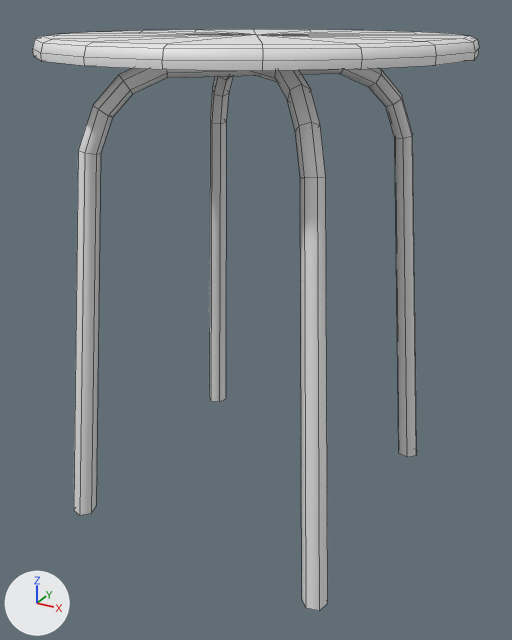
Renders of the FBX model Assets/ART/Meshes/GENERAL/SM_Stool.fbx from each side of a commit.
Both versions are drawn from a 50 mm camera at (0.478, -0.87, 0.729) aimed at (0.009, -0.018, 0.303). Every picture has the same lights, and +X, +Y and +Z are marked at lower left. The picture after the commit comes second. Mesh edges are drawn as thin lines. Where no turn or scale is listed for an object, it has been applied to the vertices.

Script lines for the objects in view, before the commit:
```python
me_mesh = bpy.data.meshes.new('Mesh')
me_mesh.from_pydata(...)  # 212 vertices, 198 faces; spans x -0.281..0.281, y -0.277..0.277, z -0.001..0.698
ob_sm_stool = bpy.data.objects.new('SM_Stool', me_mesh)
ob_sm_stool.location = (0.0, 0.0, 0.0)
```
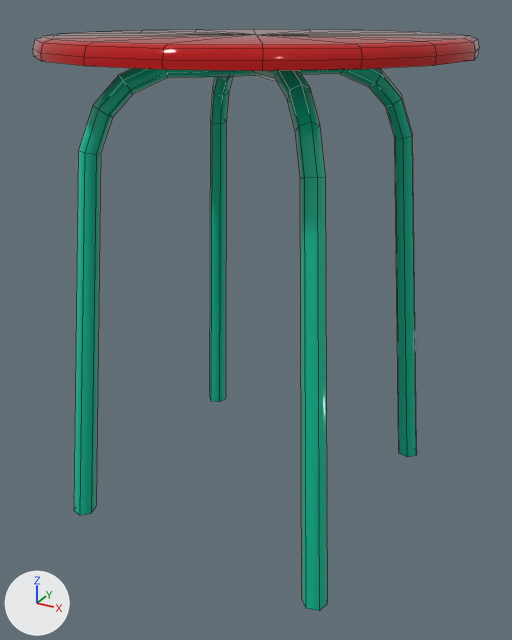
Patch to the scene script:
```diff
--- a/Assets/ART/Meshes/GENERAL/SM_Stool.fbx.py
+++ b/Assets/ART/Meshes/GENERAL/SM_Stool.fbx.py
@@ mat_m_metal_painted_01 @@
+mat_m_metal_painted_01 = principled_material('M_Metal_Painted_01')
+mat_m_metal_painted_01.base_color = (0.0, 0.5, 0.294)  # cyan #00bc94
+mat_m_metal_painted_01.roughness = 0.0
@@ mat_m_wood_01 @@
+mat_m_wood_01 = principled_material('M_Wood_01')
+mat_m_wood_01.base_color = (0.5, 0.0, 0.0)  # red #bc0000
+mat_m_wood_01.roughness = 0.0
@@ me_mesh @@
 me_mesh.from_pydata(...)  # 212 vertices, 198 faces; spans x -0.281..0.281, y -0.277..0.277, z -0.001..0.698
 # used by ob_sm_stool; location = (0.0, 0.0, 0.0)
+# me_mesh part 1: all 90 faces centred in x -0.273..0.273, y -0.277..0.277, z 0.675..0.698 switch from no material to mat_m_wood_01 (red #bc0000)
+# me_mesh part 2: all 108 faces centred in x -0.196..0.19, y -0.189..0.197, z 0.278..0.672 switch from no material to mat_m_metal_painted_01 (cyan #00bc94)
```

Pixel boxes (x1, y1, x2, y2) of what changed, in the pictures (512 x 640 px):
part 1 of me_mesh, recoloured (white to red): (33, 29, 479, 71) in both
part 2 of me_mesh, recoloured (white to cyan): (74, 68, 416, 611) in both
